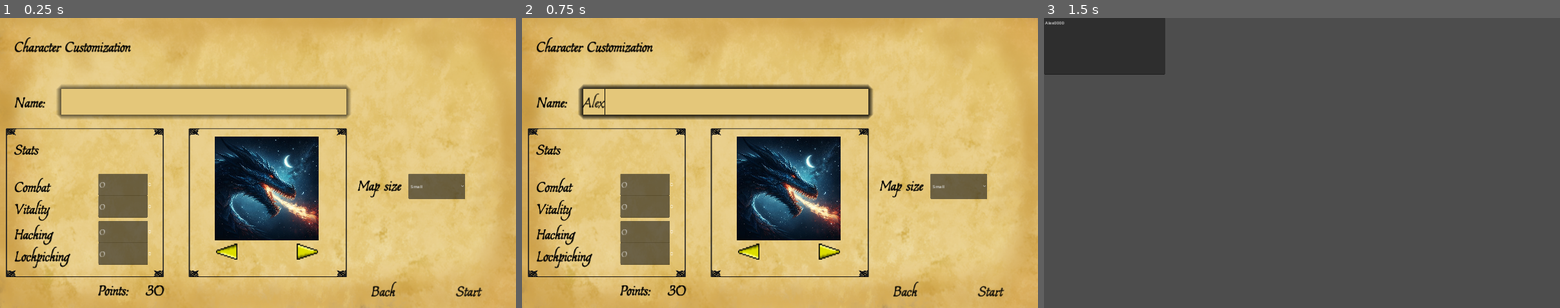
Above: before the commit, frames 1-3 (left to right).
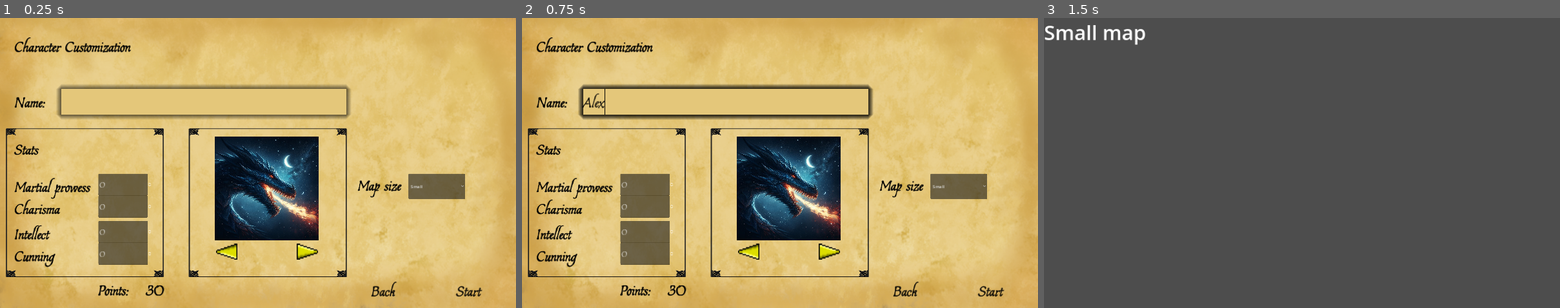
Above: after the commit, the same moments.

Repository: MarkoZlender/TapTar
Game: Godot game, scene res://Levels/CharacterCustomization.tscn
The game is run twice, just before and just after one commit, with the same random seed, the same clock (stepped at 60 frames per second) and the same inputs. This scene is started directly instead of the project's main scene.
Inputs (mouse positions are in pixels of both pictures, inside the frame that each line leads up to):
- Up to frame 1 (0.25 s): no input
- Up to frame 2 (0.75 s): click (723, 102) at 0.52 s; type "Alex" at 0.6 s
- Up to frame 3 (1.5 s): click "Start" at 1.25 s

The runs differ from the first frame. In frame 1, 1.0% of the frame differs, in the area x 2-18%, y 55-87%; in frame 2, 1.0%; in frame 3, 4.6%, in the area x 0-24%, y 0-20%.

Commit message:
added save system and map levels, renamed skills

Diff:
--- a/Levels/CharacterCustomization.tscn
+++ b/Levels/CharacterCustomization.tscn
@@ -104,7 +104,7 @@
 anchor_bottom = 0.624074
 offset_bottom = -16.6661
 theme = ExtResource("1_gjac8")
-text = "Combat"
+text = "Martial prowess"
 metadata/_edit_use_anchors_ = true
 
 [node name="HackingLabel" type="Label" parent="."]
@@ -115,7 +115,7 @@
 anchor_right = 0.116971
 anchor_bottom = 0.787037
 theme = ExtResource("1_gjac8")
-text = "Hacking"
+text = "Intellect"
 metadata/_edit_use_anchors_ = true
 
 [node name="PointsLabel" type="Label" parent="."]
@@ -148,7 +148,7 @@
 anchor_right = 0.160613
 anchor_bottom = 0.862807
 theme = ExtResource("1_gjac8")
-text = "Lockpicking"
+text = "Cunning"
 metadata/_edit_use_anchors_ = true
 
 [node name="VitalityLabel" type="Label" parent="."]
@@ -160,10 +160,10 @@
 anchor_bottom = 0.69983
 offset_bottom = -20.624
 theme = ExtResource("1_gjac8")
-text = "Vitality"
-metadata/_edit_use_anchors_ = true
-
-[node name="CombatSkillInput" type="SpinBox" parent="."]
+text = "Charisma"
+metadata/_edit_use_anchors_ = true
+
+[node name="MartialProwessSkillInput" type="SpinBox" parent="."]
 layout_mode = 1
 anchors_preset = -1
 anchor_left = 0.190625
@@ -173,7 +173,7 @@
 theme = ExtResource("5_4veot")
 metadata/_edit_use_anchors_ = true
 
-[node name="HackingSkillInput" type="SpinBox" parent="."]
+[node name="IntellectSkillInput" type="SpinBox" parent="."]
 layout_mode = 1
 anchors_preset = -1
 anchor_left = 0.190842
@@ -183,7 +183,7 @@
 theme = ExtResource("5_4veot")
 metadata/_edit_use_anchors_ = true
 
-[node name="LockpickingSkillInput" type="SpinBox" parent="."]
+[node name="CunningSkillInput" type="SpinBox" parent="."]
 layout_mode = 1
 anchors_preset = -1
 anchor_left = 0.190842
@@ -193,7 +193,7 @@
 theme = ExtResource("5_4veot")
 metadata/_edit_use_anchors_ = true
 
-[node name="VitalitySkillInput" type="SpinBox" parent="."]
+[node name="CharismaSkillInput" type="SpinBox" parent="."]
 layout_mode = 1
 anchors_preset = -1
 anchor_left = 0.190625
@@ -282,10 +282,10 @@
 anchor_bottom = 0.624074
 metadata/_edit_use_anchors_ = true
 
-[connection signal="value_changed" from="CombatSkillInput" to="." method="_on_combat_skill_input_value_changed"]
-[connection signal="value_changed" from="HackingSkillInput" to="." method="_on_hacking_skill_input_value_changed"]
-[connection signal="value_changed" from="LockpickingSkillInput" to="." method="_on_lockpicking_skill_input_value_changed"]
-[connection signal="value_changed" from="VitalitySkillInput" to="." method="_on_vitality_skill_input_value_changed"]
+[connection signal="value_changed" from="MartialProwessSkillInput" to="." method="_on_martial_prowess_skill_input_value_changed"]
+[connection signal="value_changed" from="IntellectSkillInput" to="." method="_on_intellect_skill_input_value_changed"]
+[connection signal="value_changed" from="CunningSkillInput" to="." method="_on_cunning_skill_input_value_changed"]
+[connection signal="value_changed" from="CharismaSkillInput" to="." method="_on_charisma_skill_input_value_changed"]
 [connection signal="pressed" from="StartButton" to="." method="_on_start_button_pressed"]
 [connection signal="pressed" from="BackButton" to="." method="_on_back_button_pressed"]
 [connection signal="pressed" from="NextButton" to="." method="_on_next_button_pressed"]
--- /dev/null
+++ b/Levels/large_map.tscn
@@ -0,0 +1,9 @@
+[gd_scene format=3 uid="uid://f6qlvd80716f"]
+
+[node name="Large_map" type="Node2D"]
+
+[node name="Label" type="Label" parent="."]
+offset_right = 40.0
+offset_bottom = 23.0
+theme_override_font_sizes/font_size = 75
+text = "Large map"
--- /dev/null
+++ b/Levels/normal_map.tscn
@@ -0,0 +1,9 @@
+[gd_scene format=3 uid="uid://dfsekgx22h78x"]
+
+[node name="Normal_map" type="Node2D"]
+
+[node name="Label" type="Label" parent="."]
+offset_right = 40.0
+offset_bottom = 23.0
+theme_override_font_sizes/font_size = 75
+text = "Normal map"
--- /dev/null
+++ b/Levels/small_map.tscn
@@ -0,0 +1,9 @@
+[gd_scene format=3 uid="uid://ci5hu2dadpcab"]
+
+[node name="Small_map" type="Node2D"]
+
+[node name="Label" type="Label" parent="."]
+offset_right = 40.0
+offset_bottom = 23.0
+theme_override_font_sizes/font_size = 75
+text = "Small map"
--- a/Scripts/Character.gd
+++ b/Scripts/Character.gd
@@ -4,11 +4,11 @@
 @export var character_name := "No Name"
 
 # skills
-@export var combat := 0
-@export var vitality := 0
+@export var martial_prowess := 0
+@export var intellect := 0
 
-@export var hacking := 0
-@export var lockpicking := 0
+@export var charisma := 0
+@export var cunning := 0
 
-# last level
-@export var last_level := 1
+# map
+@export var map := "res://Levels/small_map.tscn"
--- a/Scripts/CharacterCustomization.gd
+++ b/Scripts/CharacterCustomization.gd
@@ -2,15 +2,17 @@
 
 @export var points := 30
 
-var _save_game = SaveGame.new()
+var save_system = SaveSystem.new()
 var character = Character.new()
 
-var combat_skill_value = 0
-var vitality_skill_value = 0
-var hacking_skill_value = 0
-var lockpicking_skill_value = 0
+var martial_prowess_skill_value = 0
+var intelect_skill_value = 0
+var charisma_skill_value = 0
+var cunning_skill_value = 0
+
 var portraits = ["res://Resources/Images/portrait1.jpg", "res://Resources/Images/portrait2.jpg", "res://Resources/Images/portrait3.jpg"]
 var portrait_index = 0
+
 # Called when the node enters the scene tree for the first time.
 func _ready():
 	$Points.text = str(points)
@@ -22,41 +24,24 @@
 	pass
 
 func update_points():
-	$Points.text = str(points - combat_skill_value - vitality_skill_value - hacking_skill_value - lockpicking_skill_value)
+	$Points.text = str(points - martial_prowess_skill_value - charisma_skill_value - intelect_skill_value - cunning_skill_value)
 
 func _on_back_button_pressed():
 	self.queue_free()
 
 func set_character_stats():
 	character.character_name = $NameInput.text
-	character.combat = combat_skill_value
-	character.vitality = vitality_skill_value
-	character.hacking = hacking_skill_value
-	character.lockpicking = lockpicking_skill_value
-	_save_game.character = character
-	_save_game.write_game()
+	character.martial_prowess = martial_prowess_skill_value
+	character.intellect = intelect_skill_value
+	character.charisma = charisma_skill_value
+	character.cunning = cunning_skill_value
+	save_system.save_game.character = character
+	save_system.save_game.write_game()
 
 
 func _on_start_button_pressed():
 	set_character_stats()
-	get_tree().change_scene_to_file("res://Levels/Level_1.tscn")
-
-
-func _on_combat_skill_input_value_changed(value):
-	combat_skill_value = value
-	update_points()
-
-func _on_vitality_skill_input_value_changed(value):
-	vitality_skill_value = value
-	update_points()
-
-func _on_hacking_skill_input_value_changed(value):
-	hacking_skill_value = value
-	update_points()
-
-func _on_lockpicking_skill_input_value_changed(value):
-	lockpicking_skill_value = value
-	update_points()
+	get_tree().change_scene_to_file(character.map)
 
 
 func _on_next_button_pressed():
@@ -83,5 +68,33 @@
 
 
 func _on_map_select_item_selected(index):
-	# set map level
-	pass
+	if index == 0:
+		character.map = "res://Levels/small_map.tscn"
+	elif index == 1:
+		character.map = "res://Levels/normal_map.tscn"
+	elif index == 2:
+		character.map = "res://Levels/large_map.tscn"
+	else:
+		OS.alert("Map file not found!", "Notification")
+		get_tree().quit()
+
+
+# skill allocation
+
+func _on_martial_prowess_skill_input_value_changed(value):
+	martial_prowess_skill_value = value
+	update_points()
+
+func _on_intellect_skill_input_value_changed(value):
+	intelect_skill_value = value
+	update_points()
+
+
+func _on_cunning_skill_input_value_changed(value):
+	cunning_skill_value = value
+	update_points()
+
+
+func _on_charisma_skill_input_value_changed(value):
+	charisma_skill_value = value
+	update_points()
--- a/Scripts/Level_1.gd
+++ b/Scripts/Level_1.gd
@@ -5,7 +5,7 @@
 # Called when the node enters the scene tree for the first time.
 func _ready():
 	character = _save_game.character
-	$TextEdit.text = str(character.character_name) + str(character.combat) + str(character.vitality) + str(character.hacking) + str(character.lockpicking)
+	$TextEdit.text = str(character.character_name) + str(character.martial_prowess) + str(character.charisma) + str(character.intellect) + str(character.cunning)
 
 
 # Called every frame. 'delta' is the elapsed time since the previous frame.
--- a/Scripts/Menu.gd
+++ b/Scripts/Menu.gd
@@ -1,19 +1,17 @@
 extends Control
 
-var _save = SaveOptions
-var _save_game = SaveGame
+var save_system = SaveSystem.new()
 
 var volume = VolumeOptions.new()
-var character = Character.new()
+# var character = Character.new()
 
 # Called when the node enters the scene tree for the first time.
 func _ready():
-
 	$Buttons/StartButton.grab_focus()
-	# load saved options
-	_create_or_load_save_options()
-	_save = SaveOptions.load_options() as SaveOptions
-	volume = _save.volume
+	# create or load saved options
+	save_system.create_or_load_save_options()
+	# set options
+	volume = save_system.save_options.volume
 	AudioServer.set_bus_volume_db(AudioServer.get_bus_index("Music"), volume.music_volume)
 	AudioServer.set_bus_volume_db(AudioServer.get_bus_index("SFX"), volume.sfx_volume)
 
@@ -21,34 +19,9 @@
 func _process(delta):
 	pass
 
-func _create_or_load_save_options() -> void:
-	if SaveOptions.save_exists():
-		_save = SaveOptions.load_options() as SaveOptions
-	else:
-		_save = SaveOptions.new()
-
-		_save.volume = VolumeOptions.new()
-		_save.write_options()
-
-	volume = _save.volume
-
-# function for loading and saving game
-func _create_or_load_save_game() -> bool:
-	if SaveGame.save_exists():
-		_save_game = SaveGame.load_game() as SaveGame
-		return true
-	else:
-		_save_game = SaveGame.new()
-
-		_save_game.character = Character.new()
-		_save_game.write_game()
-
-	character = _save_game.character
-	return false
-
 func _on_start_button_pressed():
-	if _create_or_load_save_game():
-		get_tree().change_scene_to_file("res://Levels/Level_{level_number}.tscn".format({"level_number": str(character.last_level)}))
+	if save_system.create_or_load_save_game():
+		get_tree().change_scene_to_file(save_system.save_game.character.map)
 	else:
 		var customization = preload("res://Levels/CharacterCustomization.tscn")
 		var customization_instance = customization.instantiate()
--- a/Scripts/Options.gd
+++ b/Scripts/Options.gd
@@ -1,12 +1,16 @@
 extends Control
 
-var _save = SaveOptions
+var save_system = SaveSystem.new()
 var volume = VolumeOptions.new()
 
 # Called when the node enters the scene tree for the first time.
 func _ready():
 	$SaveButton.grab_focus()
-	_create_or_load_save()
+
+	save_system.create_or_load_save_options()
+	volume = save_system.save_options.volume
+
+
 	$MusicVolumeSlider.value = volume.music_volume
 	$SFXVolumeSlider.value = volume.sfx_volume
 
@@ -14,32 +18,21 @@
 func _process(delta):
 	pass
 
-func _create_or_load_save() -> void:
-	if SaveOptions.save_exists():
-		_save = SaveOptions.load_options() as SaveOptions
-	else:
-		_save = SaveOptions.new()
-
-		_save.volume = VolumeOptions.new()
-		_save.write_options()
-
-	volume = _save.volume
-
 func _on_back_button_pressed():
 	self.queue_free()
 
 
 func _on_music_volume_slider_value_changed(value):
 	volume.music_volume = value
-	_save.volume = volume
+	save_system.save_options.volume = volume
 	AudioServer.set_bus_volume_db(AudioServer.get_bus_index("Music"), value)
 
 
 func _on_sfx_volume_slider_value_changed(value):
 	volume.sfx_volume = value
-	_save.volume = volume
+	save_system.save_options.volume = volume
 	AudioServer.set_bus_volume_db(AudioServer.get_bus_index("SFX"), value)
 
 
 func _on_save_button_pressed():
-	_save.write_options()
+	save_system.save_options.write_options()
--- /dev/null
+++ b/Scripts/SaveSystem.gd
@@ -0,0 +1,27 @@
+class_name SaveSystem
+var save_options = SaveOptions.new()
+var save_game = SaveGame.new()
+
+func create_or_load_save_options() -> void:
+	if SaveOptions.save_exists():
+		save_options = SaveOptions.load_options() as SaveOptions
+	else:
+		save_options = SaveOptions.new()
+
+		save_options = VolumeOptions.new()
+		save_options.write_options()
+
+	#volume = _save.volume
+
+func create_or_load_save_game() -> bool:
+	if SaveGame.save_exists():
+		save_game = SaveGame.load_game() as SaveGame
+		return true
+	else:
+		save_game = SaveGame.new()
+
+		save_game.character = Character.new()
+		save_game.write_game()
+
+	#character = save_game.character
+	return false
